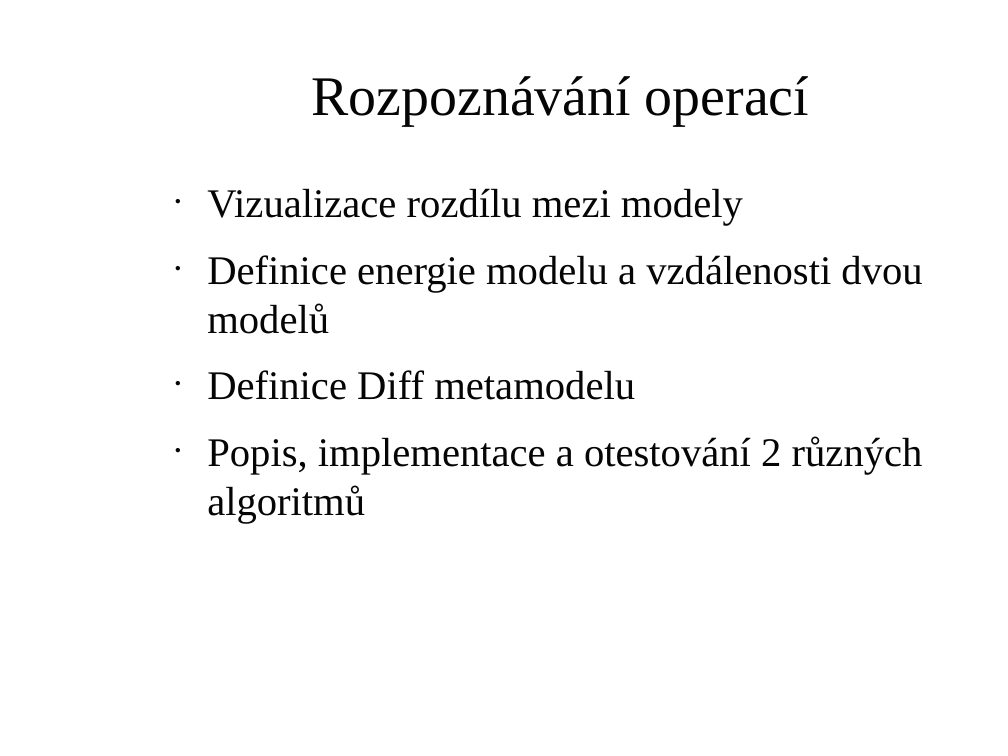
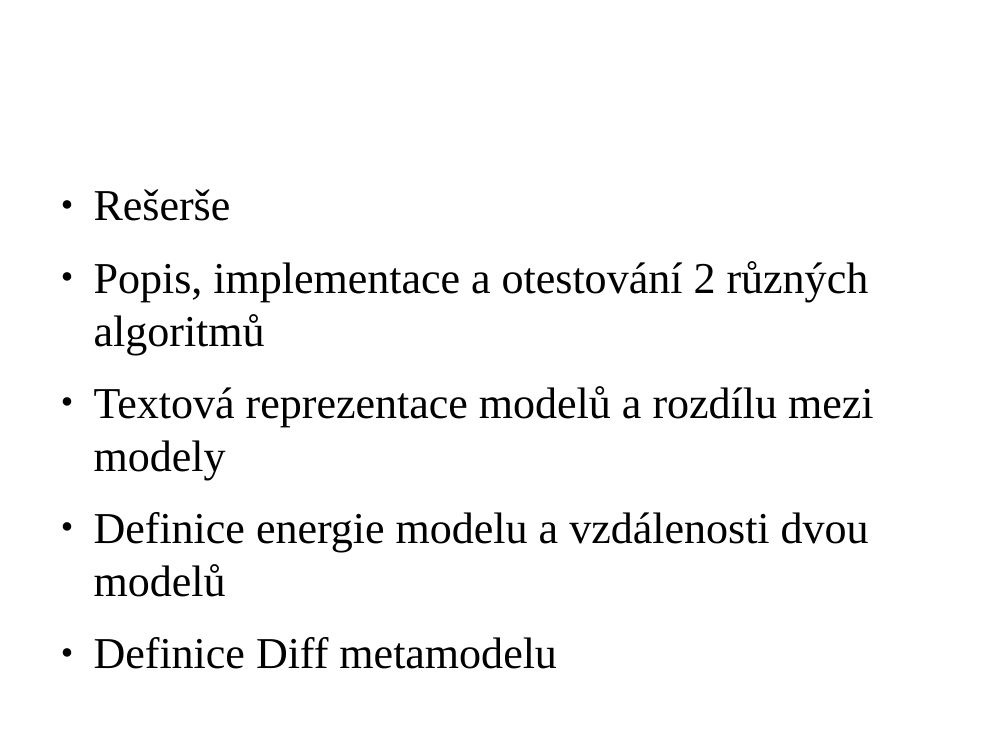
Before and after one commit to wox2/migrace_databaze, a slide deck: slide 7 of diplomka/prezentace.odp (slide 6 before the commit). Drawn at 1008x756 pixels with LibreOffice and Linux fonts; fonts in the diff are those of the drawing; background and template pictures are left out. Boxes give left, top, right and bottom in pixels: in the first picture for what was removed or moved away, otherwise in the second. Text is boxed around its words. In the diff, an @@ line names an element or a change of style, - is before the commit and + after.

```diff
--- a/diplomka/prezentace.odp
+++ b/diplomka/prezentace.odp
@@ title at [312, 76, 809, 126]: text changed; size 44 to 47.6 pt; text colour #050505 to #FFFFFF @@
-Rozpoznávání operací
+Rozpoznávání - úkoly
@@ text "Rešerše": place and size @@
-text "Rešerše" at [207, 188, 923, 523]
+text "Rešerše" at [94, 189, 873, 669]
@@ text at [94, 189, 873, 480]: text changed; size 32 to 34.7 pt; text colour #050505 to #000000 @@
-● Vizualizace rozdílu mezi modely
+● Rešerše
+● Popis, implementace a otestování 2 různých algoritmů
+● Textová reprezentace modelů a rozdílu mezi modely
@@ text at [207, 436, 923, 523]: paragraph removed @@
-● Popis, implementace a otestování 2 různých algoritmů
@@ text at [94, 512, 869, 669]: size 32 to 34.7 pt, text colour #050505 to #000000 in "Definice energie modelu a vzdálenosti dvou modelů", "Definice Diff metamodelu"; more space between paragraphs; bullet colour #050505 to #000000 @@
```
Also in this commit, not shown: 4 other slides changed, 3 slides added, 3 slides removed, 4 other files.
